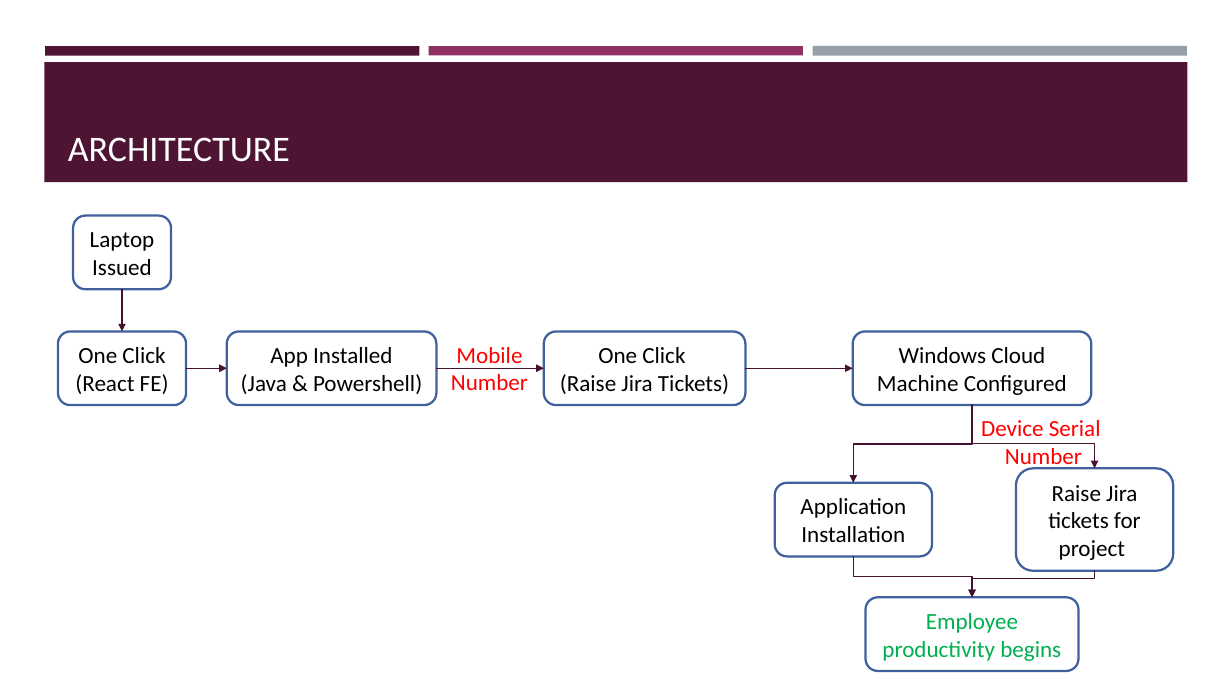
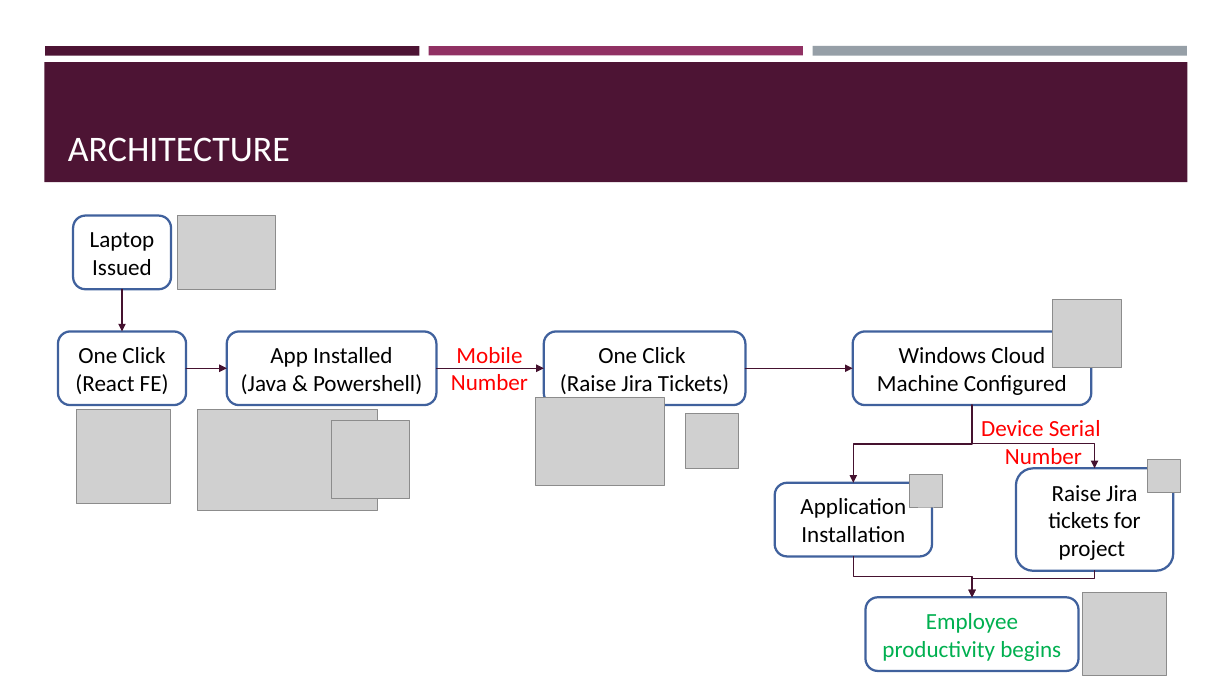
Before and after one commit to samiya-tamboli/samiya-tamboli, a slide deck: slide 4 of TECH_ENABLERS.pptx. Drawn at 1232x693 pixels with LibreOffice and Linux fonts; fonts in the diff are those of the drawing; grey boxes stand for pictures. Boxes give left, top, right and bottom in pixels: in the first picture for what was removed or moved away, otherwise in the second. Text is boxed around its words. In the diff, an @@ line names an element or a change of style, - is before the commit and + after.

```diff
--- a/TECH_ENABLERS.pptx
+++ b/TECH_ENABLERS.pptx
@@ picture added at [177, 215, 275, 289] @@
@@ picture added at [1054, 299, 1122, 368] @@
@@ picture added at [76, 409, 170, 504] @@
@@ picture added at [197, 409, 377, 511] @@
@@ picture added at [535, 398, 665, 486] @@
@@ picture added at [686, 413, 738, 468] @@
@@ picture added at [332, 421, 410, 499] @@
@@ picture added at [910, 474, 943, 506] @@
@@ picture added at [1148, 460, 1180, 493] @@
@@ picture added at [1083, 592, 1166, 676] @@
```
